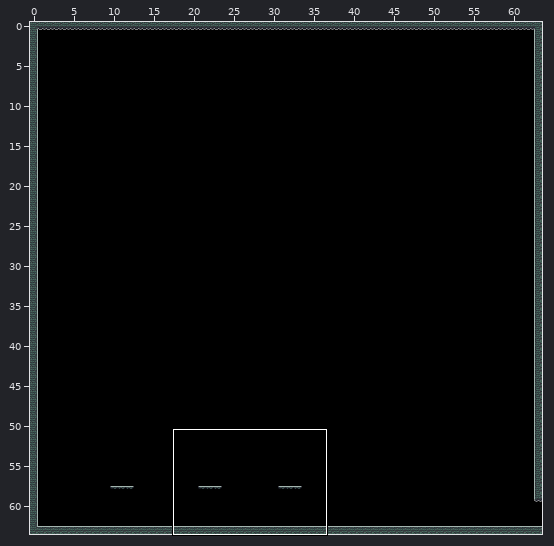
Level history. Tiled map: DeathBros/Assets/TiledMaps/green_ruins/green_ruins_2.tmx. Above, an overview of the earlier version with the close-up marked.
Close-up. Before:
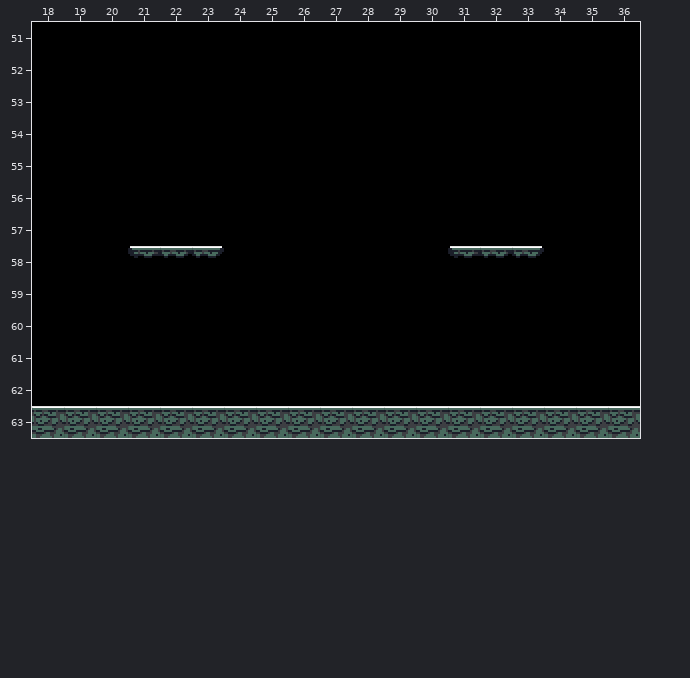
Cells are 16x16 px. Shown: x 18..36, y 51..63. The commit also changed other parts of the map, which this record leaves out.
Once edited:
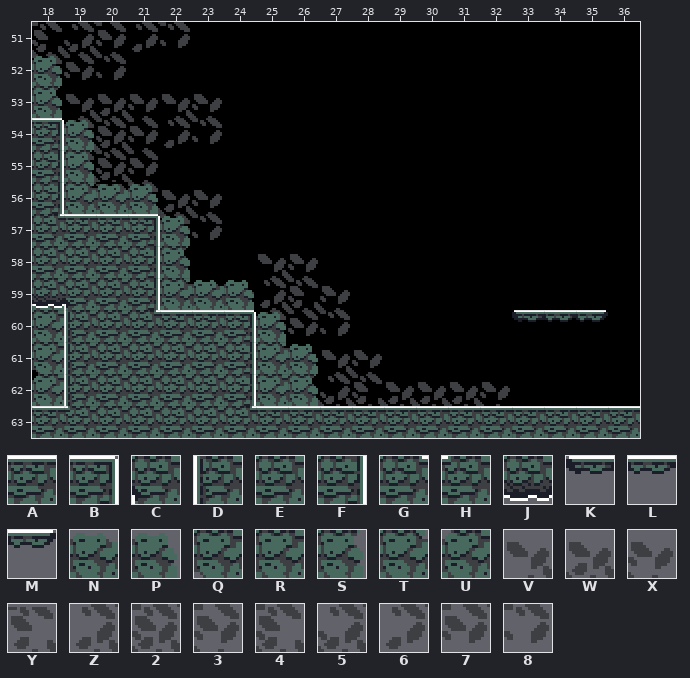
Key: from "green_ruins_tiles": A 1, B 2, C 5, D 16, E 17, F 18, G 20, H 21, J 33, K 56, L 57, M 58, N 81, P 82, Q 85, R 97, S 98, T 100, U 101, V 176, W 177, X 178, Y 181, Z 192, 2 193, 3 194, 4 196, 5 197, 6 208, 7 209, 8 210.
_ is an empty cell.
Tiles replaced or removed in this view: A, K, L, M.
What changed:
Changed rows in their new state; . is an unchanged cell.
Layer "BG3":
first column x 18:
51 45368..........
52 778............
53 .VWXVX.........
54 XZ2368.........
55 .Z23...........
56 .6Y4WX.........
57 ...778.........
58 .......VX......
59 .....VXZ4X.....
60 ......8678.....
61 .........VX....
62 ........V54WWWX
Layer "Background2":
first column x 18:
52 P........
53 S........
54 TP.......
55 .S.......
56 .TNP.....
57 ...TP....
58 ....S....
59 R...TNP..
60 R.....TP.
61 Q......TP
62 U......RS
Layer "Collision":
first column x 18:
54 B......
55 F......
56 F......
57 GAAB...
58 EEEF...
59 JCEF...
60 .DEGAAB
61 .DEEEEF
62 .DEEEEF
63 .HEEEEG
Layer "Platforms":
first column x 21:
58 ___.......___..
60 ............KLM
Changed places in both close-ups, as pixel boxes (x1, y1, x2, y2):
changed: (32, 22, 608, 412)
